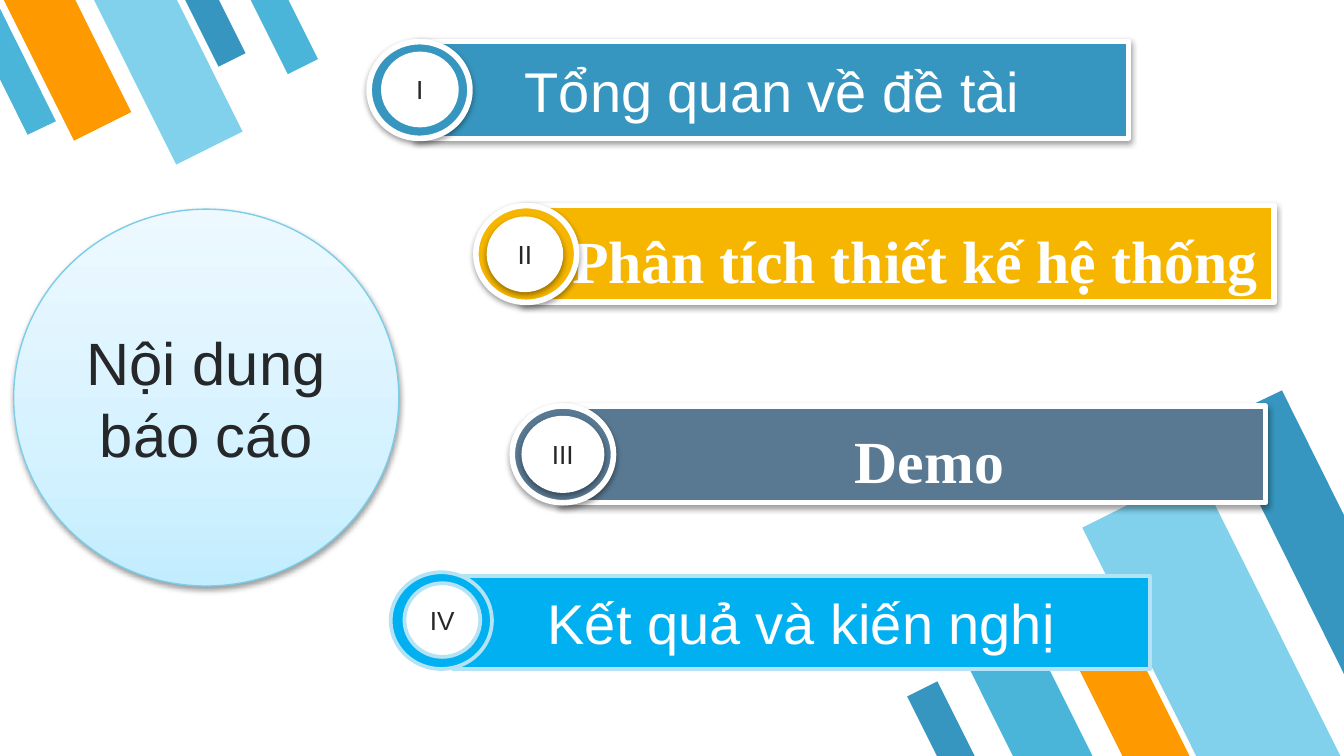
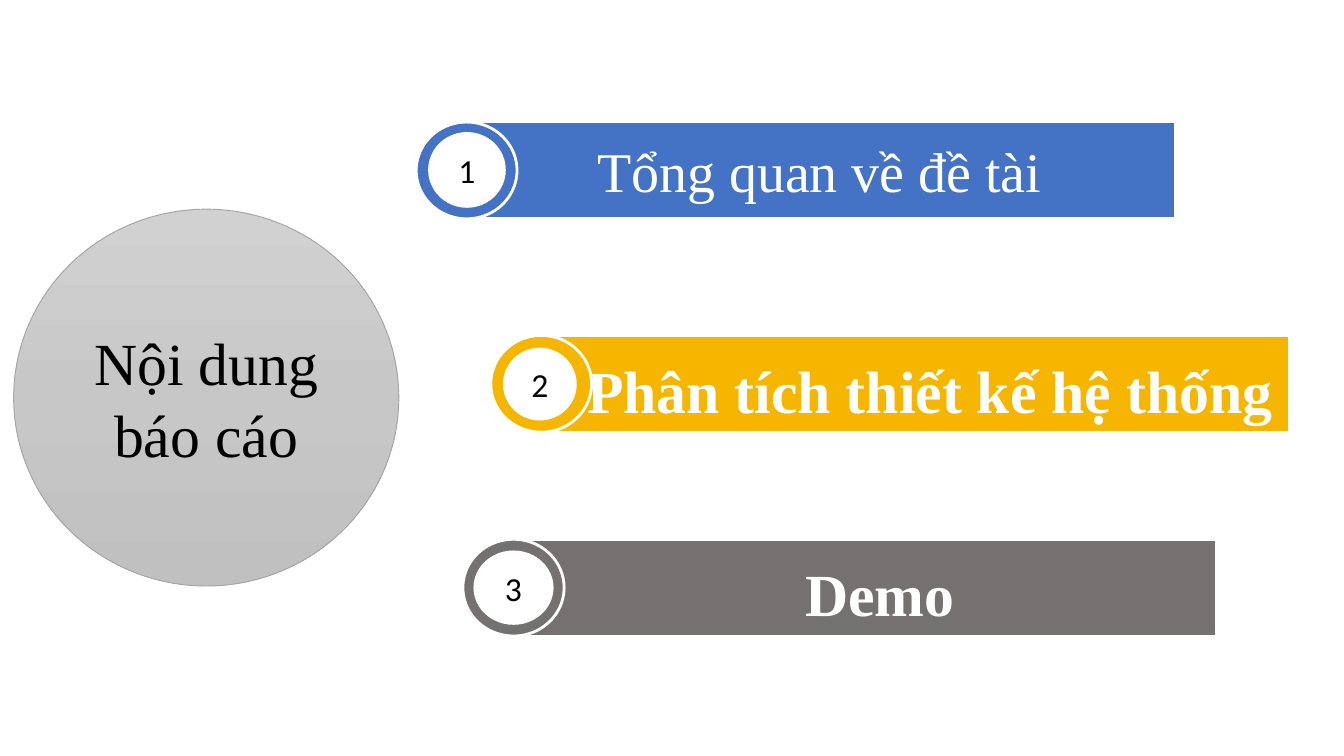
Before and after one commit to PTH-IT/DATN, a slide deck: slide 3 of Baocao/doan.pptx (slide 4 before the commit). Drawn at 1344x756 pixels with LibreOffice and Linux fonts; fonts in the diff are those of the drawing. Boxes give left, top, right and bottom in pixels: in the first picture for what was removed or moved away, otherwise in the second. Text is boxed around its words. In the diff, an @@ line names an element or a change of style, - is before the commit and + after.

```diff
--- a/Baocao/doan.pptx
+++ b/Baocao/doan.pptx
@@ group removed at (0, 0, 318, 164): 4 flow chart manual inputs, 1 freeform shape @@
@@ ellipse at (417, 122, 517, 219): fill #3796BF to #4472C4; outline #FFFFFF 3 pt to #FFFFFF 1.5 pt; shadow off @@
@@ 2 ellipses, 1 rectangle: place and size @@
-2 ellipses, 1 rectangle at (370, 42, 1129, 138)
+2 ellipses, 1 rectangle at (417, 122, 1176, 219)
@@ rectangle "Tổng quan về đề tài" at (464, 122, 1176, 219): font Arial to Times New Roman; fill #3796BF to #4472C4; outline #FFFFFF 3 pt to #FFFFFF 1.5 pt; shadow off @@
@@ text in ellipse at (458, 161, 475, 183): text changed; size 14 to 18 pt; font Arial to Calibri; text colour #252729 to #000000 @@
-I
+1
@@ ellipse "Nội dung báo cáo" at (13, 210, 399, 586): font Arial to Times New Roman, text colour #252729 to #000000; fill gradient #C4EDFF to #D5F2FF to #EFFAFF to gradient #D2D2D2 to #C8C8C8 to #C0C0C0; outline #7CCEE9 0.75 pt to #A5A5A5 0.5 pt; shadow off @@
@@ 2 ellipses, 1 rectangle: place and size @@
-2 ellipses, 1 rectangle at (476, 206, 1274, 302)
+2 ellipses, 1 rectangle at (491, 336, 1289, 433)
@@ outline #FFFFFF 3 pt to #FFFFFF 1.5 pt; shadow off in 3 elements at (538, 336, 1289, 433), (491, 336, 591, 433), (504, 349, 575, 419) @@
@@ text in ellipse at (531, 375, 548, 397): text changed; size 14 to 18 pt; font Arial to Calibri; text colour #252729 to #000000 @@
-II
+2
@@ ellipse removed at (524, 419, 602, 491) @@
-III
@@ group removed at (908, 390, 1344, 756): 4 flow chart manual inputs, 1 freeform shape @@
@@ ellipse: place and size @@
-ellipse at (512, 406, 613, 503)
+ellipse at (462, 539, 563, 636)
@@ ellipse at (462, 539, 563, 636): fill #597993 to #767171; outline #FFFFFF 3 pt to #FFFFFF 1.5 pt; shadow off @@
@@ rectangle "Demo": place and size @@
-rectangle "Demo" at (559, 406, 1265, 503)
+rectangle "Demo" at (511, 539, 1216, 636)
@@ rectangle "Demo" at (511, 539, 1216, 636): fill #597993 to #767171; outline #FFFFFF 3 pt to #FFFFFF 1.5 pt; shadow off @@
@@ ellipse added at (474, 552, 552, 624), fill #FFFFFF, outline #FFFFFF 1.5 pt, 18 pt, text #000000 @@
+3
@@ ellipse removed at (391, 573, 492, 669) @@
@@ ellipse removed at (405, 583, 480, 657) @@
-IV
@@ rectangle removed at (453, 577, 1150, 669) @@
-Kết quả và kiến nghị
```
Also in this commit, not shown: 8 other slides changed, 8 slides added, 13 slides removed.
